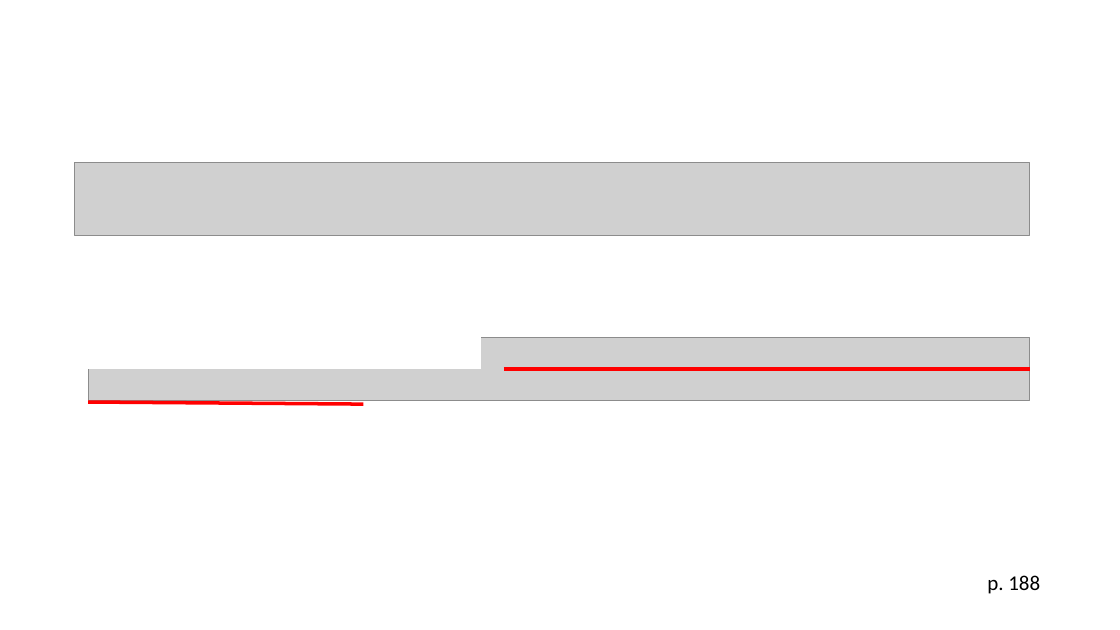
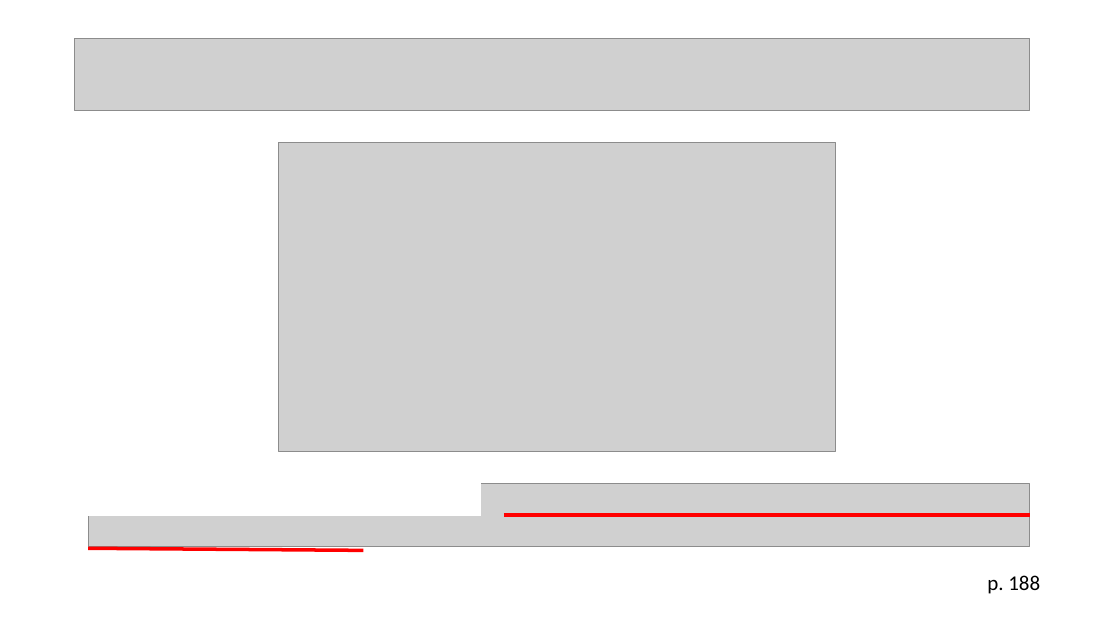
Before and after one commit to zaboltar/zaboltar.github.io, a slide deck: slide 10 of assets uarm/2023 2 UarmPCrit/Taylor - Era Secular 3 y 5.pptx. Drawn at 1120x630 pixels with LibreOffice and Linux fonts; fonts in the diff are those of the drawing; grey boxes stand for pictures. Boxes give left, top, right and bottom in pixels: in the first picture for what was removed or moved away, otherwise in the second. Text is boxed around its words. In the diff, an @@ line names an element or a change of style, - is before the commit and + after.

```diff
--- a/assets uarm/2023 2 UarmPCrit/Taylor - Era Secular 3 y 5.pptx
+++ b/assets uarm/2023 2 UarmPCrit/Taylor - Era Secular 3 y 5.pptx
@@ picture: place and size @@
-picture at [74, 163, 1030, 235]
+picture at [74, 38, 1030, 110]
@@ picture added at [279, 142, 836, 451] @@
@@ 2 rectangles, 2 lines, 1 picture: place and size @@
-2 rectangles, 2 lines, 1 picture at [88, 338, 1030, 439]
+2 rectangles, 2 lines, 1 picture at [88, 484, 1030, 586]
```
Also in this commit, not shown: 13 other slides changed, 1 slide added, 1 slide removed, 7 other files.
